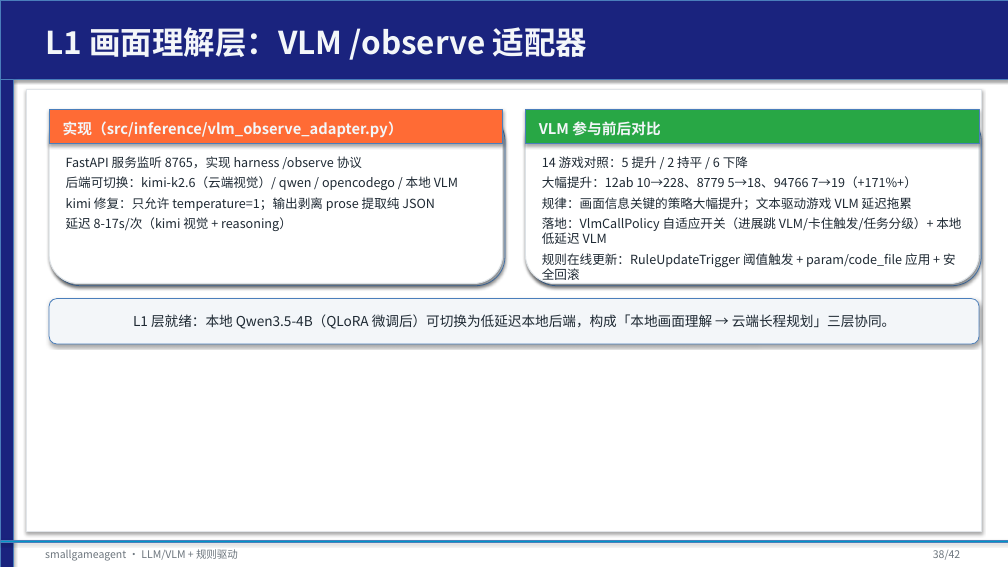
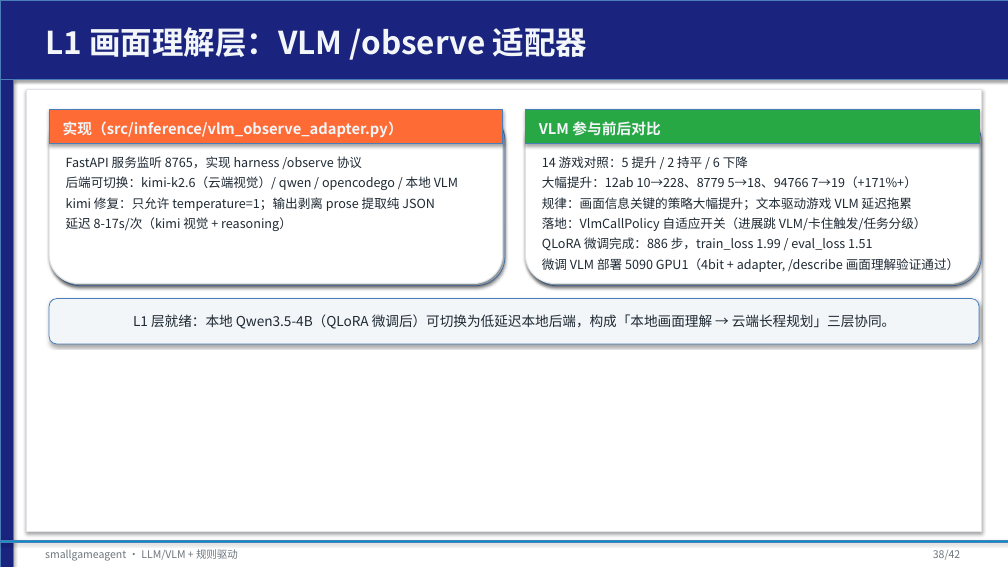
Before and after one commit to tzhazuma/smallgameagent, a slide deck: slide 38 of reports/smallgameagent_report.pptx. Drawn at 1008x567 pixels with LibreOffice and Linux fonts; fonts in the diff are those of the drawing. Boxes give left, top, right and bottom in pixels: in the first picture for what was removed or moved away, otherwise in the second. Text is boxed around its words. In the diff, an @@ line names an element or a change of style, - is before the commit and + after.

```diff
--- a/reports/smallgameagent_report.pptx
+++ b/reports/smallgameagent_report.pptx
@@ text at box(542, 217, 959, 272): text changed @@
-落地：VlmCallPolicy 自适应开关（进展跳 VLM/卡住触发/任务分级）+ 本地低延迟 VLM
-规则在线更新：RuleUpdateTrigger 阈值触发 + param/code_file 应用 + 安全回滚
+落地：VlmCallPolicy 自适应开关（进展跳 VLM/卡住触发/任务分级）
+QLoRA 微调完成：886 步，train_loss 1.99 / eval_loss 1.51
+微调 VLM 部署 5090 GPU1（4bit + adapter, /describe 画面理解验证通过）
```
Also in this commit, not shown: 2 other files.
